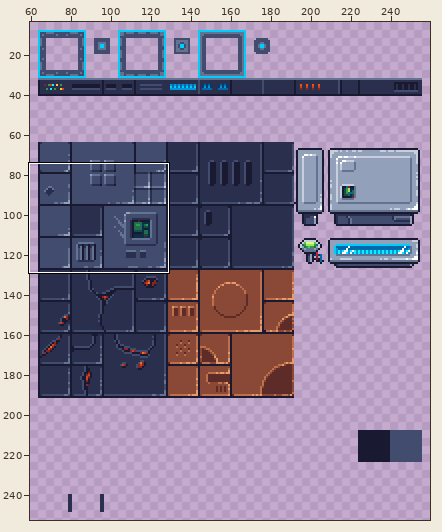
Pixel-art file: core/assets/ase/biome_3.ase. The first picture is a wide view before the edit; the outline marks the close-up.
Close-up. First the earlier version:
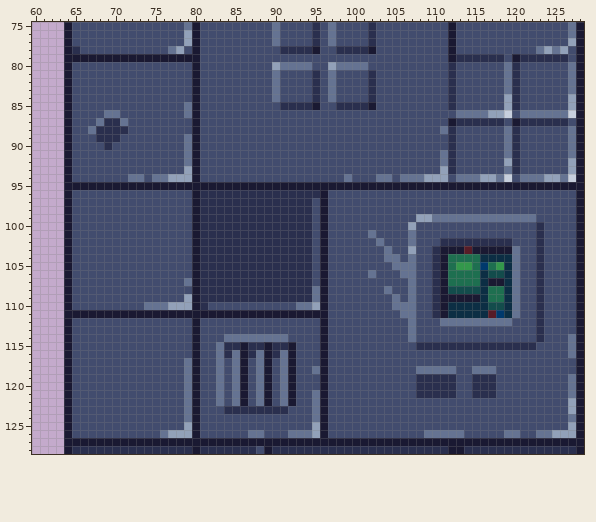
320x256 pixels, 1 frame. Shown: x 60..128, y 75..128. The wide view leaves out empty margins. The commit also changed other parts of the picture, which this record leaves out.
The same view after the edit:
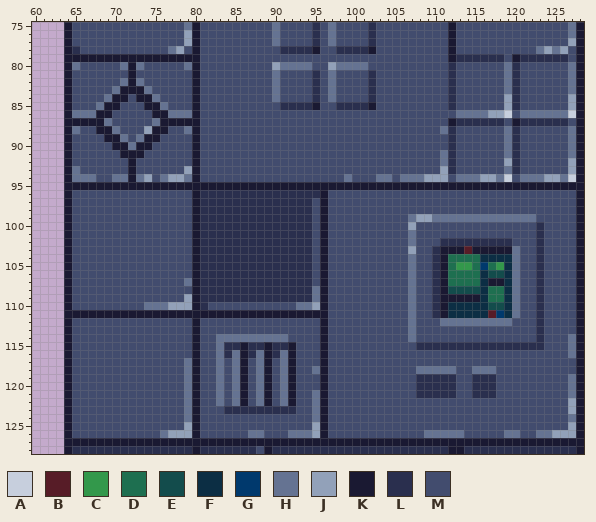
Palette (. is transparent): A #c7cfdd  B #571c27  C #33984b  D #1e6f50  E #134c4c  F #0c2e44  G #00396d  H #657392  J #92a1b9  K #1a1932  L #2a2f4e  M #424c6e
From old to new:
Layer "tiles":
y 80: x 65 M -> H; x 71..73 MMM -> HKH; x 79 M -> H
y 81: x 72 M -> K
y 82: x 71..73 MMM -> HKH
y 83: x 70..74 MMMMM -> HKKKH
y 84: x 69..71 MMM -> HKK; x 73..75 MMM -> KKH
y 85: x 68..70 MMM -> HKK; x 74..76 MMM -> KKH; x 79 H -> M
y 86: x 65..70 MMMMHH -> HHHKKM; x 75..78 MMMM -> KKHH
y 87: x 65..71 MMMHLLH -> KKKKHMM; x 75..79 MMMMM -> HKKKK
y 88: x 65 M -> H; x 67..71 HLLLL -> MKKHM; x 74..76 MMM -> JKK; x 79 M -> H
y 89: x 68..71 LLLM -> MKKH; x 73..75 MMM -> HKK; x 79 H -> M
y 90: x 69..74 LMMMMM -> MKKHKK; x 79 H -> M
y 91: x 71..73 MMM -> KKK; x 79 H -> M
y 92: x 72 M -> K; x 79 H -> M
y 93: x 65 M -> H; x 72 M -> K
y 94: x 65..67 MMM -> HHH; x 70..72 MMH -> HHK; x 74..75 MH -> JM; x 79 J -> H
y 99: x 107 M -> H
y 101: x 102 H -> M
y 102: x 103 H -> M
y 103: x 104 H -> M
y 104: x 104..105 HH -> MM
y 105: x 105..106 HH -> MM
y 106: x 102 H -> M; x 106 H -> M
y 108: x 104 H -> M
y 109: x 105 H -> M
y 110: x 105..106 HH -> MM
y 111: x 106 H -> M
y 114: x 83 M -> H
y 115: x 123 M -> L
y 123: x 92 M -> L
Changed places in both close-ups, as pixel boxes (x1, y1, x2, y2):
changed: (72, 62, 192, 182)
changed: (368, 214, 416, 318)
changed: (216, 334, 224, 342)
changed: (536, 342, 544, 350)
changed: (288, 406, 296, 414)
